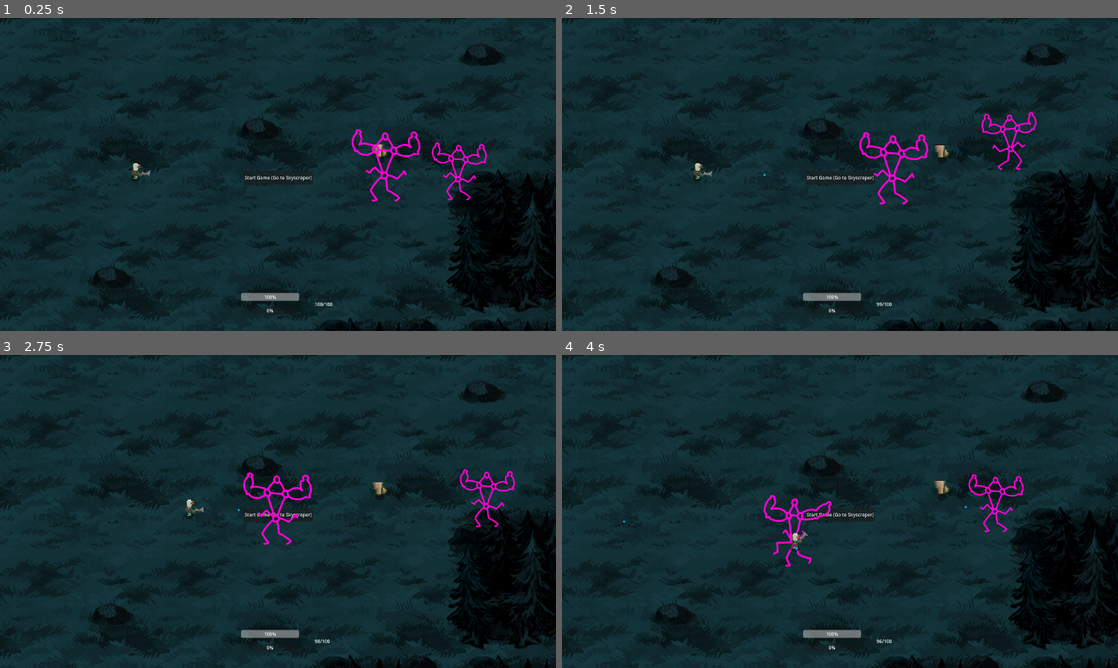
Above: before the commit, frames 1-4 (two rows, left to right).
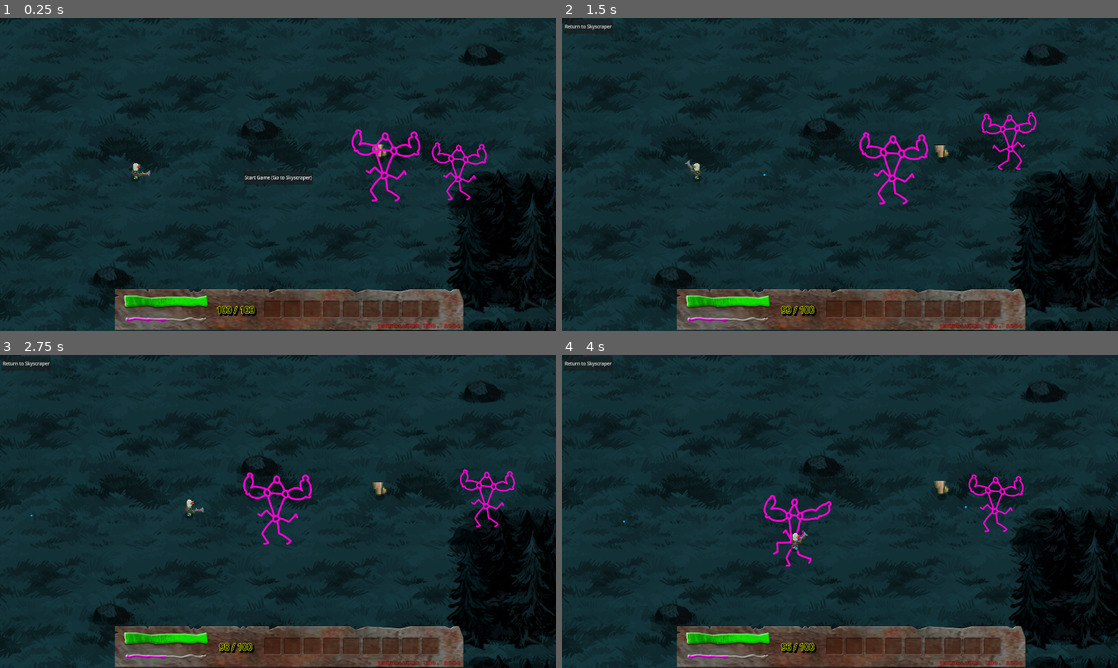
Above: after the commit, the same moments.

Repository: 100-Devs-1-Game/WildJamProject
Game: Godot game, scene res://modules/player/debug_map.tscn
Same seed, same stepped clock (60 frames per second), same inputs: the game is played once before the commit and once after it. This scene is started directly instead of the project's main scene.
Inputs (mouse positions are in pixels of both pictures, inside the frame that each line leads up to):
- Up to frame 1 (0.25 s): no input
- Up to frame 2 (1.5 s): click "Start Game (Go to Skyscraper)" at 0.5 s; click "Start Game (Go to Skyscraper)" (after the commit: "Go To Level") at 1.25 s
- Up to frame 3 (2.75 s): tap Enter at 2 s; move the mouse to (400, 495) at 2.02 s; hold D (movement_right) from 2.03 s (still down); hold Space (interact) from 2.03 s (still down)
- Up to frame 4 (4 s): move the mouse to (728, 527) at 2.77 s; release D (movement_right) at 2.78 s; release Space (interact) at 2.78 s; hold S (movement_down) 2.78-3.53 s; tap Shift (movement_sprint) at 2.85 s; move the mouse to (895, 442) at 3.52 s; hold D (movement_right) from 3.53 s (still down); hold Space (interact) from 3.53 s (still down)

The runs differ from the first frame. In frame 1, 8.2% of the frame differs, in the area x 20-84%, y 50-100%; in frame 2, 8.4%, in the area x 0-84%, y 2-100%; in frame 3, 8.3%; in frame 4, 8.3%.

Commit message:
added hud visuals

Diff:
--- a/project/modules/hud/hud.gd
+++ b/project/modules/hud/hud.gd
@@ -3,9 +3,9 @@
 
 
 # a health bar
-@export var health_bar: ProgressBar
+@export var health_bar: TextureProgressBar
 # a sanity bar
-@export var sanity_bar: ProgressBar
+@export var sanity_bar: TextureProgressBar
 # ammo counter
 @export var ammo_count_label: Label
 # weapon hotbar for weapon switching
@@ -26,4 +26,4 @@
 	sanity_bar.max_value = max_amount
 
 func set_ammo_count_value(current_amount: int, max_amount: int) -> void:
-	ammo_count_label.text = "%s/%s" % [current_amount, max_amount]
+	ammo_count_label.text = "%s / %s" % [current_amount, max_amount]
--- a/project/modules/hud/hud.tscn
+++ b/project/modules/hud/hud.tscn
@@ -1,51 +1,114 @@
-[gd_scene load_steps=3 format=3 uid="uid://6s5vq2qeopxv"]
+[gd_scene load_steps=9 format=3 uid="uid://6s5vq2qeopxv"]
 
 [ext_resource type="Script" uid="uid://cvmp0ryajvp3t" path="res://modules/hud/hud.gd" id="1_lqyyi"]
-[ext_resource type="PackedScene" path="res://modules/hud/weapon_hotbar.tscn" id="2_0vtu1"]
+[ext_resource type="PackedScene" uid="uid://bp0g5k1my0alh" path="res://modules/hud/weapon_hotbar.tscn" id="2_0vtu1"]
+[ext_resource type="Texture2D" uid="uid://d04pxnbf0kfk1" path="res://assets/ui/hudbg.png" id="2_ngoot"]
+[ext_resource type="Texture2D" uid="uid://ddd8fvc1xsoag" path="res://assets/ui/hpunder.png" id="2_ugr31"]
+[ext_resource type="Texture2D" uid="uid://kd2mpt203pmv" path="res://assets/ui/hpprogress.png" id="3_ngoot"]
+[ext_resource type="Texture2D" uid="uid://dnircu0tqachx" path="res://assets/ui/sanunder.png" id="4_dyoe6"]
+[ext_resource type="Texture2D" uid="uid://i6ntlb4phfst" path="res://assets/ui/sanprogress.png" id="5_nvutd"]
+
+[sub_resource type="StyleBoxTexture" id="StyleBoxTexture_dyoe6"]
+texture = ExtResource("2_ngoot")
 
 [node name="Hud" type="Control" node_paths=PackedStringArray("health_bar", "sanity_bar", "ammo_count_label", "weapon_hotbar")]
 layout_mode = 3
-anchors_preset = 15
-anchor_right = 1.0
-anchor_bottom = 1.0
+anchors_preset = 8
+anchor_left = 0.5
+anchor_top = 0.5
+anchor_right = 0.5
+anchor_bottom = 0.5
 grow_horizontal = 2
 grow_vertical = 2
+mouse_filter = 2
 script = ExtResource("1_lqyyi")
 health_bar = NodePath("HealthBar")
 sanity_bar = NodePath("SanityBar")
 ammo_count_label = NodePath("AmmoCountLabel")
 weapon_hotbar = NodePath("WeaponHotbar")
 
-[node name="HealthBar" type="ProgressBar" parent="."]
-layout_mode = 0
-offset_left = 832.0
-offset_top = 949.0
-offset_right = 1033.0
-offset_bottom = 976.0
+[node name="Panel" type="PanelContainer" parent="."]
+layout_mode = 1
+anchors_preset = 8
+anchor_left = 0.5
+anchor_top = 0.5
+anchor_right = 0.5
+anchor_bottom = 0.5
+offset_left = -563.0
+offset_top = 397.00003
+offset_right = 1157.0
+offset_bottom = 597.00006
+grow_horizontal = 2
+grow_vertical = 2
+scale = Vector2(0.7, 0.7)
+theme_override_styles/panel = SubResource("StyleBoxTexture_dyoe6")
 
-[node name="SanityBar" type="ProgressBar" parent="."]
-layout_mode = 0
-offset_left = 833.0
-offset_top = 996.0
-offset_right = 1032.0
-offset_bottom = 1023.0
+[node name="HealthBar" type="TextureProgressBar" parent="."]
+layout_mode = 1
+anchors_preset = 8
+anchor_left = 0.5
+anchor_top = 0.5
+anchor_right = 0.5
+anchor_bottom = 0.5
+offset_left = -535.0
+offset_top = 418.0
+offset_right = -238.0
+offset_bottom = 465.0
+grow_horizontal = 2
+grow_vertical = 2
+value = 50.0
+texture_under = ExtResource("2_ugr31")
+texture_progress = ExtResource("3_ngoot")
+
+[node name="SanityBar" type="TextureProgressBar" parent="."]
+layout_mode = 1
+anchors_preset = 8
+anchor_left = 0.5
+anchor_top = 0.5
+anchor_right = 0.5
+anchor_bottom = 0.5
+offset_left = -527.0
+offset_top = 493.0
+offset_right = -246.0
+offset_bottom = 520.0
+grow_horizontal = 2
+grow_vertical = 2
+value = 50.0
+texture_under = ExtResource("4_dyoe6")
+texture_progress = ExtResource("5_nvutd")
 
 [node name="AmmoCountLabel" type="Label" parent="."]
-layout_mode = 0
-offset_left = 1087.0
-offset_top = 976.0
-offset_right = 1130.0
-offset_bottom = 999.0
-text = "15/60"
+layout_mode = 1
+anchors_preset = 8
+anchor_left = 0.5
+anchor_top = 0.5
+anchor_right = 0.5
+anchor_bottom = 0.5
+offset_left = -227.0
+offset_top = 447.0
+offset_right = -65.0
+offset_bottom = 516.7917
+grow_horizontal = 2
+grow_vertical = 2
+theme_override_colors/font_color = Color(0, 0, 0, 1)
+theme_override_colors/font_shadow_color = Color(0, 0, 0, 1)
+theme_override_colors/font_outline_color = Color(0.82963324, 0.8762285, 1.1551381e-06, 1)
+theme_override_constants/shadow_offset_x = 5
+theme_override_constants/shadow_offset_y = 5
+theme_override_constants/outline_size = 10
+theme_override_constants/shadow_outline_size = 30
+theme_override_font_sizes/font_size = 30
+text = "15 / 60"
+horizontal_alignment = 1
 
 [node name="DebuggingTimer" type="Timer" parent="."]
 autostart = true
 
 [node name="WeaponHotbar" parent="." instance=ExtResource("2_0vtu1")]
 layout_mode = 1
-offset_left = 244.0
-offset_top = 447.0
-offset_right = 244.0
-offset_bottom = 447.0
+offset_left = 256.0
+offset_top = 468.0
+offset_right = 256.0
+offset_bottom = 468.0
 
 [connection signal="timeout" from="DebuggingTimer" to="." method="_on_timer_timeout"]
--- a/project/modules/hud/weapon_hotbar.gd
+++ b/project/modules/hud/weapon_hotbar.gd
@@ -6,13 +6,8 @@
 
 # Populate the hotbar with all items in same order
 func populate_hotbar(weapons: Array[Weapon]) -> void:
-	for weapon in weapons_hotbar_list.get_children():
-		weapon.queue_free()
-	for weapon in weapons:
-		var new_weapon_slot: Control = weapon_slot_scene.instantiate()
-		new_weapon_slot.get_node("SlotImage").texture = weapon.icon
-		new_weapon_slot.get_node("SlotFrame").visible = false
-		weapons_hotbar_list.add_child(new_weapon_slot)
+	for idx in range(len(weapons_hotbar_list.get_children())):
+		weapons_hotbar_list.get_child(idx).get_node("SlotImage").texture = weapons[idx].icon
 	select_item(0)
 
 # Hightlight the currentlty selected item by showing a frame around it
--- a/project/modules/hud/weapon_hotbar.tscn
+++ b/project/modules/hud/weapon_hotbar.tscn
@@ -1,6 +1,7 @@
-[gd_scene load_steps=2 format=3 uid="uid://bp0g5k1my0alh"]
+[gd_scene load_steps=3 format=3 uid="uid://bp0g5k1my0alh"]
 
 [ext_resource type="Script" uid="uid://bohd8mam57eds" path="res://modules/hud/weapon_hotbar.gd" id="1_ygpwo"]
+[ext_resource type="PackedScene" uid="uid://dxom55xj78atn" path="res://modules/hud/weapon_slot.tscn" id="2_1ysuv"]
 
 [node name="WeaponHotbar" type="Control" node_paths=PackedStringArray("weapons_hotbar_list")]
 layout_mode = 3
@@ -29,3 +30,30 @@
 anchor_bottom = 0.5
 grow_horizontal = 2
 grow_vertical = 2
+
+[node name="WeaponSlot" parent="HBoxContainer" instance=ExtResource("2_1ysuv")]
+layout_mode = 2
+
+[node name="WeaponSlot2" parent="HBoxContainer" instance=ExtResource("2_1ysuv")]
+layout_mode = 2
+
+[node name="WeaponSlot3" parent="HBoxContainer" instance=ExtResource("2_1ysuv")]
+layout_mode = 2
+
+[node name="WeaponSlot4" parent="HBoxContainer" instance=ExtResource("2_1ysuv")]
+layout_mode = 2
+
+[node name="WeaponSlot5" parent="HBoxContainer" instance=ExtResource("2_1ysuv")]
+layout_mode = 2
+
+[node name="WeaponSlot6" parent="HBoxContainer" instance=ExtResource("2_1ysuv")]
+layout_mode = 2
+
+[node name="WeaponSlot7" parent="HBoxContainer" instance=ExtResource("2_1ysuv")]
+layout_mode = 2
+
+[node name="WeaponSlot8" parent="HBoxContainer" instance=ExtResource("2_1ysuv")]
+layout_mode = 2
+
+[node name="WeaponSlot9" parent="HBoxContainer" instance=ExtResource("2_1ysuv")]
+layout_mode = 2
--- a/project/modules/hud/weapon_slot.tscn
+++ b/project/modules/hud/weapon_slot.tscn
@@ -1,5 +1,6 @@
-[gd_scene load_steps=2 format=3 uid="uid://dxom55xj78atn"]
+[gd_scene load_steps=3 format=3 uid="uid://dxom55xj78atn"]
 
+[ext_resource type="Texture2D" uid="uid://d3ack7vxyxp8c" path="res://assets/ui/inventoryslotempty.png" id="1_i31un"]
 [ext_resource type="Texture2D" uid="uid://by414cje0yw6j" path="res://assets/hotbar_slot_frame.png" id="1_s2vfi"]
 
 [node name="WeaponSlot" type="Control"]
@@ -8,6 +9,13 @@
 anchors_preset = 0
 size_flags_horizontal = 4
 size_flags_vertical = 4
+
+[node name="BaseImage" type="TextureRect" parent="."]
+layout_mode = 0
+offset_right = 64.0
+offset_bottom = 64.0
+texture = ExtResource("1_i31un")
+expand_mode = 1
 
 [node name="SlotImage" type="TextureRect" parent="."]
 layout_mode = 1
@@ -18,6 +26,7 @@
 grow_vertical = 2
 
 [node name="SlotFrame" type="TextureRect" parent="."]
+visible = false
 layout_mode = 1
 anchors_preset = 15
 anchor_right = 1.0
--- a/project/project.godot
+++ b/project/project.godot
@@ -47,6 +47,10 @@
 
 enemies="Enemies."
 player="Player."
+
+[gui]
+
+theme/default_font_multichannel_signed_distance_field=true
 
 [input]
 
Binary file added: project/assets/ui/hpprogress.png
Not shown, added: project/assets/ui/hpprogress.png.import
Binary file added: project/assets/ui/hpunder.png
Not shown, added: project/assets/ui/hpunder.png.import
Binary file added: project/assets/ui/hudbg.png
Not shown, added: project/assets/ui/hudbg.png.import
Binary file added: project/assets/ui/inventoryslotempty.png
Not shown, added: project/assets/ui/inventoryslotempty.png.import
Binary file added: project/assets/ui/inventoryslotitembg.png
Not shown, added: project/assets/ui/inventoryslotitembg.png.import
Binary file added: project/assets/ui/sanprogress.png
Not shown, added: project/assets/ui/sanprogress.png.import
(and 2 more such lines)
